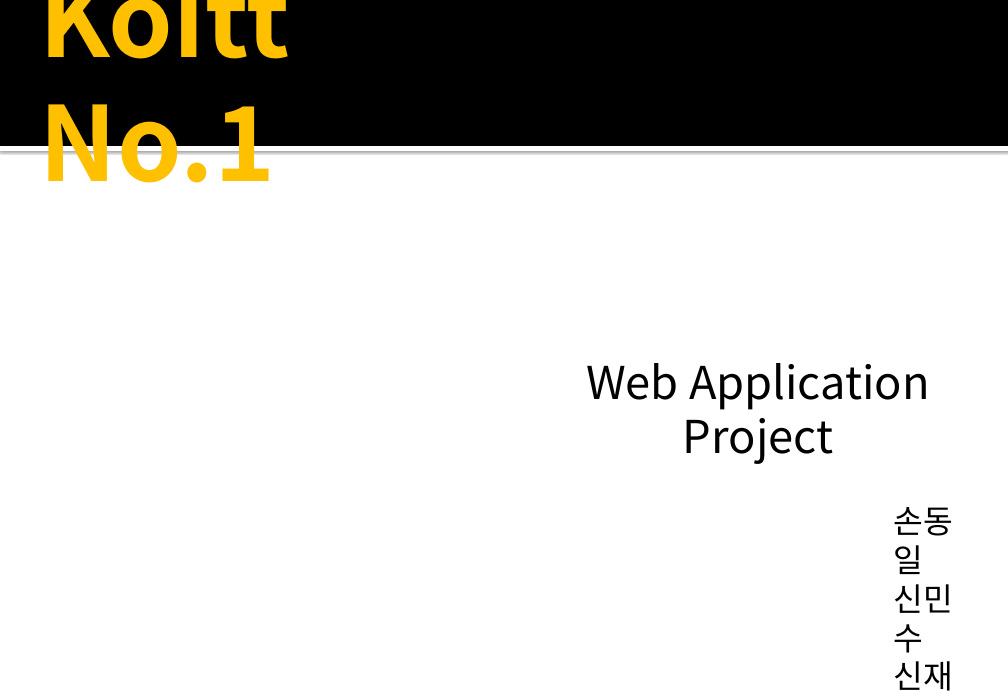
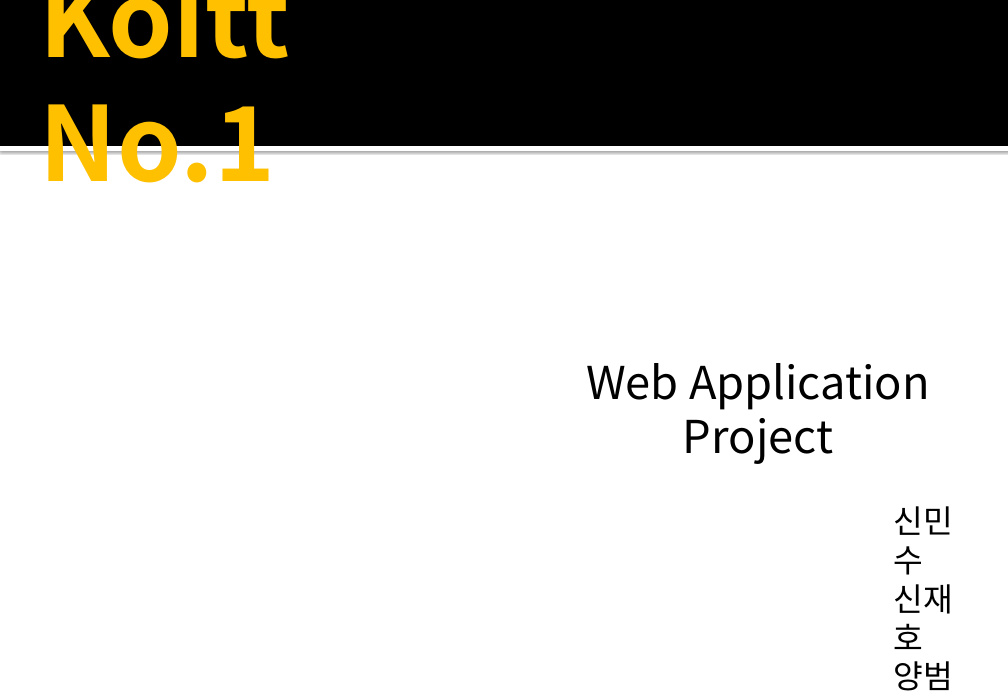
Before and after one commit to sjh1123/ShinJaeHo, a slide deck: slide 1 of 01_메인.pptx. Drawn at 1008x698 pixels with LibreOffice and Linux fonts; fonts in the diff are those of the drawing. Boxes give left, top, right and bottom in pixels: in the first picture for what was removed or moved away, otherwise in the second. Text is boxed around its words. In the diff, an @@ line names an element or a change of style, - is before the commit and + after.

```diff
--- a/01_메인.pptx
+++ b/01_메인.pptx
@@ text at (894,507,953,574): paragraph removed @@
-손동일
```
Also in this commit, not shown: 3 other slides changed, 1 slide removed, 2 other files.
